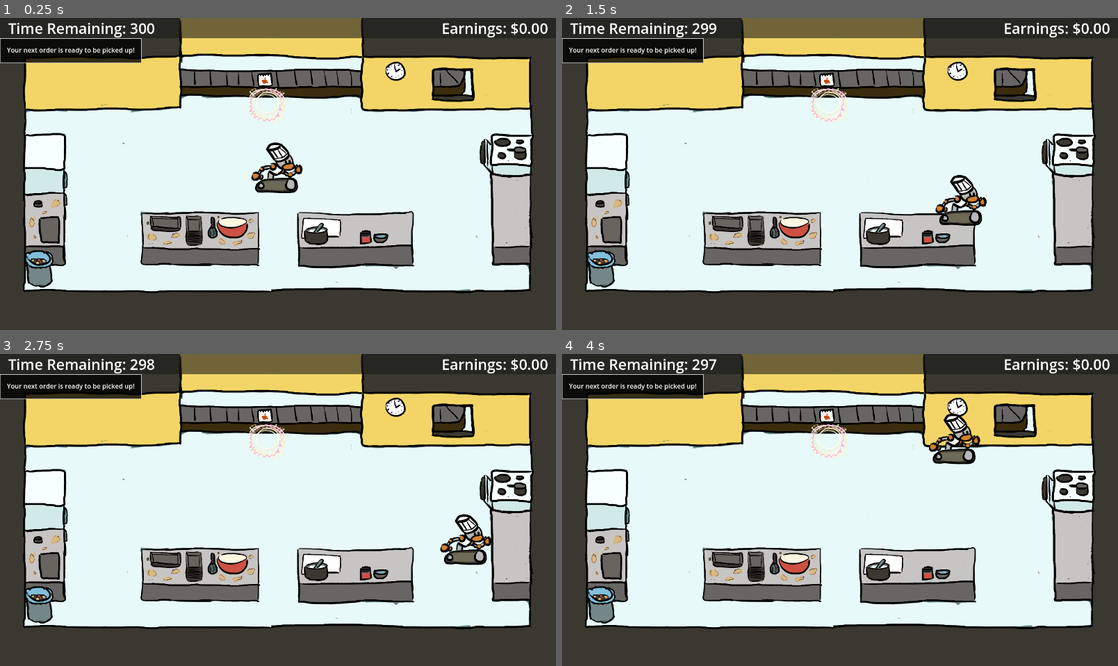
Above: before the commit, frames 1-4 (two rows, left to right).
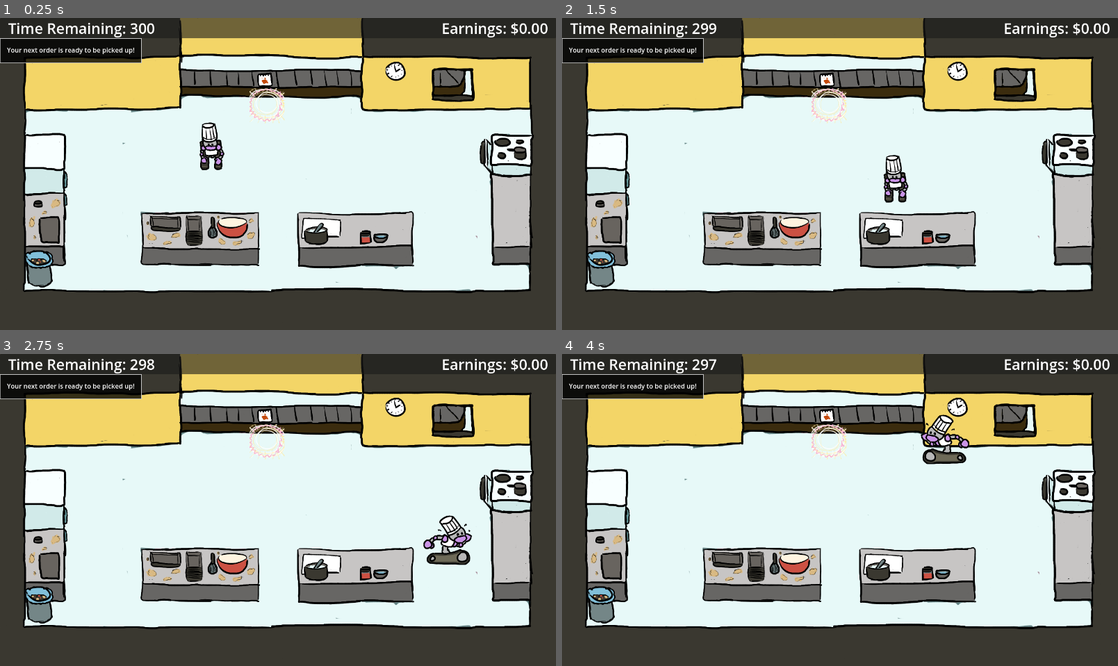
Above: after the commit, the same moments.

Repository: yanalex981/Tasty-Treads
Game: Godot game, scene res://Scenes/game.tscn
The game is run twice, just before and just after one commit, with the same random seed, the same clock (stepped at 60 frames per second) and the same inputs. The engine's default icon, where the game draws it, is replaced by a stand-in: a white triangle on a blue panel in a dark square.
Inputs:
- Up to frame 1 (0.25 s): no input
- Up to frame 2 (1.5 s): tap Enter at 0.5 s; hold D (right) 0.53-1.28 s; tap Space (interact) at 0.6, 1.35 s; hold S (down) from 1.28 s (still down)
- Up to frame 3 (2.75 s): release S (down) at 2.03 s; hold D (right) from 2.03 s (still down); tap Space (interact) at 2.1 s
- Up to frame 4 (4 s): release D (right) at 2.78 s; hold W (up) 2.78-3.53 s; tap Space (interact) at 2.85, 3.6 s; hold A (left) from 3.53 s (still down)

The runs differ from the first frame. In frame 1, 1.3% of the frame differs, in the area x 35-55%, y 33-57%; in frame 2, 1.2%; in frame 3, 1.2%; in frame 4, 1.1%.

Commit message:
movement animation with AnimationTree seems to work generalized the player agent

Diff:
--- /dev/null
+++ b/Scenes/Components/Agent.tscn
@@ -0,0 +1,240 @@
+[gd_scene load_steps=30 format=3 uid="uid://cybi17smgimsh"]
+
+[ext_resource type="Script" path="res://Scripts/Components/Agent.gd" id="1_x51pq"]
+[ext_resource type="Script" path="res://Scripts/Components/AgentAnim.gd" id="2_51dnd"]
+
+[sub_resource type="RectangleShape2D" id="RectangleShape2D_qapmb"]
+size = Vector2(128, 48)
+
+[sub_resource type="CircleShape2D" id="CircleShape2D_i0jou"]
+radius = 56.0
+
+[sub_resource type="Animation" id="Animation_45y0y"]
+length = 0.001
+tracks/0/type = "value"
+tracks/0/imported = false
+tracks/0/enabled = true
+tracks/0/path = NodePath(".:frame")
+tracks/0/interp = 1
+tracks/0/loop_wrap = true
+tracks/0/keys = {
+"times": PackedFloat32Array(0),
+"transitions": PackedFloat32Array(1),
+"update": 1,
+"values": [0]
+}
+
+[sub_resource type="Animation" id="Animation_iaat0"]
+resource_name = "idle_down"
+loop_mode = 1
+step = 0.25
+tracks/0/type = "value"
+tracks/0/imported = false
+tracks/0/enabled = true
+tracks/0/path = NodePath("sprite:frame")
+tracks/0/interp = 1
+tracks/0/loop_wrap = true
+tracks/0/keys = {
+"times": PackedFloat32Array(),
+"transitions": PackedFloat32Array(),
+"update": 1,
+"values": []
+}
+
+[sub_resource type="Animation" id="Animation_i5v6d"]
+resource_name = "idle_left"
+loop_mode = 1
+step = 0.25
+
+[sub_resource type="Animation" id="Animation_ege0i"]
+resource_name = "idle_right"
+loop_mode = 1
+step = 0.25
+
+[sub_resource type="Animation" id="Animation_kkhes"]
+resource_name = "idle_up"
+loop_mode = 1
+step = 0.25
+
+[sub_resource type="Animation" id="Animation_e6qhs"]
+resource_name = "move_down"
+loop_mode = 1
+step = 0.25
+tracks/0/type = "value"
+tracks/0/imported = false
+tracks/0/enabled = true
+tracks/0/path = NodePath(".:frame")
+tracks/0/interp = 1
+tracks/0/loop_wrap = true
+tracks/0/keys = {
+"times": PackedFloat32Array(0, 0.25, 0.5, 0.75),
+"transitions": PackedFloat32Array(1, 1, 1, 1),
+"update": 1,
+"values": [0, 1, 2, 3]
+}
+
+[sub_resource type="Animation" id="Animation_2gule"]
+resource_name = "move_left"
+loop_mode = 1
+step = 0.25
+tracks/0/type = "value"
+tracks/0/imported = false
+tracks/0/enabled = true
+tracks/0/path = NodePath(".:frame")
+tracks/0/interp = 1
+tracks/0/loop_wrap = true
+tracks/0/keys = {
+"times": PackedFloat32Array(0, 0.25, 0.5, 0.75),
+"transitions": PackedFloat32Array(1, 1, 1, 1),
+"update": 1,
+"values": [8, 9, 10, 11]
+}
+
+[sub_resource type="Animation" id="Animation_vwpc7"]
+resource_name = "move_right"
+loop_mode = 1
+step = 0.25
+tracks/0/type = "value"
+tracks/0/imported = false
+tracks/0/enabled = true
+tracks/0/path = NodePath(".:frame")
+tracks/0/interp = 1
+tracks/0/loop_wrap = true
+tracks/0/keys = {
+"times": PackedFloat32Array(0, 0.25, 0.5, 0.75),
+"transitions": PackedFloat32Array(1, 1, 1, 1),
+"update": 1,
+"values": [4, 4, 5, 7]
+}
+
+[sub_resource type="Animation" id="Animation_f813b"]
+resource_name = "move_up"
+loop_mode = 1
+step = 0.25
+tracks/0/type = "value"
+tracks/0/imported = false
+tracks/0/enabled = true
+tracks/0/path = NodePath(".:frame")
+tracks/0/interp = 1
+tracks/0/loop_wrap = true
+tracks/0/keys = {
+"times": PackedFloat32Array(0, 0.25, 0.5, 0.75),
+"transitions": PackedFloat32Array(1, 1, 1, 1),
+"update": 1,
+"values": [12, 13, 14, 15]
+}
+
+[sub_resource type="AnimationLibrary" id="AnimationLibrary_83bqa"]
+_data = {
+"RESET": SubResource("Animation_45y0y"),
+"idle_down": SubResource("Animation_iaat0"),
+"idle_left": SubResource("Animation_i5v6d"),
+"idle_right": SubResource("Animation_ege0i"),
+"idle_up": SubResource("Animation_kkhes"),
+"move_down": SubResource("Animation_e6qhs"),
+"move_left": SubResource("Animation_2gule"),
+"move_right": SubResource("Animation_vwpc7"),
+"move_up": SubResource("Animation_f813b")
+}
+
+[sub_resource type="AnimationNodeAnimation" id="AnimationNodeAnimation_jx242"]
+animation = &"idle_down"
+
+[sub_resource type="AnimationNodeAnimation" id="AnimationNodeAnimation_822y7"]
+animation = &"idle_right"
+
+[sub_resource type="AnimationNodeAnimation" id="AnimationNodeAnimation_umuh0"]
+animation = &"idle_up"
+
+[sub_resource type="AnimationNodeAnimation" id="AnimationNodeAnimation_dm6r5"]
+animation = &"idle_left"
+
+[sub_resource type="AnimationNodeBlendSpace2D" id="AnimationNodeBlendSpace2D_iwybc"]
+blend_point_0/node = SubResource("AnimationNodeAnimation_jx242")
+blend_point_0/pos = Vector2(0, 1)
+blend_point_1/node = SubResource("AnimationNodeAnimation_822y7")
+blend_point_1/pos = Vector2(1, 0)
+blend_point_2/node = SubResource("AnimationNodeAnimation_umuh0")
+blend_point_2/pos = Vector2(0, -0.9)
+blend_point_3/node = SubResource("AnimationNodeAnimation_dm6r5")
+blend_point_3/pos = Vector2(-1, 0)
+blend_mode = 1
+
+[sub_resource type="AnimationNodeAnimation" id="AnimationNodeAnimation_ih7bb"]
+animation = &"move_down"
+
+[sub_resource type="AnimationNodeAnimation" id="AnimationNodeAnimation_c3p8a"]
+animation = &"move_right"
+
+[sub_resource type="AnimationNodeAnimation" id="AnimationNodeAnimation_s02o3"]
+animation = &"move_up"
+
+[sub_resource type="AnimationNodeAnimation" id="AnimationNodeAnimation_cwtxj"]
+animation = &"move_left"
+
+[sub_resource type="AnimationNodeBlendSpace2D" id="AnimationNodeBlendSpace2D_n5puh"]
+blend_point_0/node = SubResource("AnimationNodeAnimation_ih7bb")
+blend_point_0/pos = Vector2(0, 1)
+blend_point_1/node = SubResource("AnimationNodeAnimation_c3p8a")
+blend_point_1/pos = Vector2(1, 0)
+blend_point_2/node = SubResource("AnimationNodeAnimation_s02o3")
+blend_point_2/pos = Vector2(0, -1)
+blend_point_3/node = SubResource("AnimationNodeAnimation_cwtxj")
+blend_point_3/pos = Vector2(-1, 0)
+blend_mode = 1
+
+[sub_resource type="AnimationNodeStateMachineTransition" id="AnimationNodeStateMachineTransition_j3jck"]
+advance_mode = 2
+
+[sub_resource type="AnimationNodeStateMachineTransition" id="AnimationNodeStateMachineTransition_c48wm"]
+
+[sub_resource type="AnimationNodeStateMachineTransition" id="AnimationNodeStateMachineTransition_q0l8l"]
+
+[sub_resource type="AnimationNodeStateMachine" id="AnimationNodeStateMachine_bprbj"]
+states/idle/node = SubResource("AnimationNodeBlendSpace2D_iwybc")
+states/idle/position = Vector2(369, 100)
+states/walk/node = SubResource("AnimationNodeBlendSpace2D_n5puh")
+states/walk/position = Vector2(587, 100)
+transitions = ["Start", "idle", SubResource("AnimationNodeStateMachineTransition_j3jck"), "idle", "walk", SubResource("AnimationNodeStateMachineTransition_c48wm"), "walk", "idle", SubResource("AnimationNodeStateMachineTransition_q0l8l")]
+
+[sub_resource type="AnimationNodeStateMachinePlayback" id="AnimationNodeStateMachinePlayback_uhtb2"]
+
+[node name="Agent" type="CharacterBody2D"]
+script = ExtResource("1_x51pq")
+
+[node name="boundaries" type="CollisionShape2D" parent="."]
+visible = false
+position = Vector2(0, -24)
+shape = SubResource("RectangleShape2D_qapmb")
+
+[node name="reachable_zone" type="Area2D" parent="."]
+visible = false
+position = Vector2(0, -56)
+collision_layer = 4
+collision_mask = 4
+metadata/_edit_group_ = true
+
+[node name="zone" type="CollisionShape2D" parent="reachable_zone"]
+shape = SubResource("CircleShape2D_i0jou")
+
+[node name="sprite" type="Sprite2D" parent="."]
+texture_filter = 1
+position = Vector2(0, -65)
+hframes = 4
+vframes = 4
+frame = 5
+
+[node name="frame_player" type="AnimationPlayer" parent="."]
+root_node = NodePath("../sprite")
+libraries = {
+"": SubResource("AnimationLibrary_83bqa")
+}
+
+[node name="tree" type="AnimationTree" parent="."]
+tree_root = SubResource("AnimationNodeStateMachine_bprbj")
+anim_player = NodePath("../frame_player")
+active = true
+parameters/playback = SubResource("AnimationNodeStateMachinePlayback_uhtb2")
+parameters/idle/blend_position = Vector2(-0.302074, 0.100245)
+parameters/walk/blend_position = Vector2(0.264202, 0.1875)
+script = ExtResource("2_51dnd")
--- a/Scenes/kitchen.tscn
+++ b/Scenes/kitchen.tscn
@@ -1,8 +1,7 @@
-[gd_scene load_steps=40 format=3 uid="uid://d883un6ilof6"]
+[gd_scene load_steps=21 format=3 uid="uid://d883un6ilof6"]
 
 [ext_resource type="Texture2D" uid="uid://brni2ye3h35s7" path="res://Assets/kitchen_background.png" id="1_7se1p"]
 [ext_resource type="Script" path="res://Scripts/Kitchen.gd" id="1_hjfb8"]
-[ext_resource type="Texture2D" uid="uid://c71btndrrdem7" path="res://Assets/chefSpritesheet.png" id="3_mb0vf"]
 [ext_resource type="PackedScene" uid="uid://c04aat1tfor06" path="res://Scenes/Components/DirectionalMoveController.tscn" id="3_q7l5r"]
 [ext_resource type="PackedScene" uid="uid://dnt1pap5cyrvx" path="res://Scenes/Components/OrderTracker.tscn" id="4_4oyt0"]
 [ext_resource type="PackedScene" path="res://Scenes/Components/OrderSpawner.tscn" id="4_sqh5n"]
@@ -16,6 +15,8 @@
 [ext_resource type="PackedScene" uid="uid://bd51qipgd5htg" path="res://Scenes/Components/Interactable.tscn" id="8_xnfjy"]
 [ext_resource type="Texture2D" uid="uid://xt6ufjiufigx" path="res://Assets/area_highlight.png" id="9_i0njw"]
 [ext_resource type="Texture2D" uid="uid://c1h4jem4tkrnl" path="res://Assets/Controls/interact.png" id="10_i0fk7"]
+[ext_resource type="PackedScene" uid="uid://cybi17smgimsh" path="res://Scenes/Components/Agent.tscn" id="15_5joh5"]
+[ext_resource type="Texture2D" uid="uid://bhf8on2bbi74a" path="res://Assets/sousChefSpritesheet.png" id="16_p26q3"]
 
 [sub_resource type="LabelSettings" id="LabelSettings_hlyr4"]
 font_size = 36
@@ -29,159 +30,6 @@
 border_width_top = 1
 border_width_right = 1
 border_width_bottom = 1
-
-[sub_resource type="RectangleShape2D" id="RectangleShape2D_yye5o"]
-size = Vector2(128, 48)
-
-[sub_resource type="AtlasTexture" id="AtlasTexture_xxj1o"]
-atlas = ExtResource("3_mb0vf")
-region = Rect2(0, 0, 128, 128)
-
-[sub_resource type="AtlasTexture" id="AtlasTexture_wtf5r"]
-atlas = ExtResource("3_mb0vf")
-region = Rect2(128, 0, 128, 128)
-
-[sub_resource type="AtlasTexture" id="AtlasTexture_4p4mk"]
-atlas = ExtResource("3_mb0vf")
-region = Rect2(256, 0, 128, 128)
-
-[sub_resource type="AtlasTexture" id="AtlasTexture_ln2p4"]
-atlas = ExtResource("3_mb0vf")
-region = Rect2(384, 0, 128, 128)
-
-[sub_resource type="AtlasTexture" id="AtlasTexture_l4ag5"]
-atlas = ExtResource("3_mb0vf")
-region = Rect2(0, 128, 128, 128)
-
-[sub_resource type="AtlasTexture" id="AtlasTexture_40ksi"]
-atlas = ExtResource("3_mb0vf")
-region = Rect2(384, 256, 128, 128)
-
-[sub_resource type="AtlasTexture" id="AtlasTexture_h7252"]
-atlas = ExtResource("3_mb0vf")
-region = Rect2(0, 256, 128, 128)
-
-[sub_resource type="AtlasTexture" id="AtlasTexture_h1rib"]
-atlas = ExtResource("3_mb0vf")
-region = Rect2(128, 256, 128, 128)
-
-[sub_resource type="AtlasTexture" id="AtlasTexture_swubr"]
-atlas = ExtResource("3_mb0vf")
-region = Rect2(256, 256, 128, 128)
-
-[sub_resource type="AtlasTexture" id="AtlasTexture_6fona"]
-atlas = ExtResource("3_mb0vf")
-region = Rect2(0, 128, 128, 128)
-
-[sub_resource type="AtlasTexture" id="AtlasTexture_m68p4"]
-atlas = ExtResource("3_mb0vf")
-region = Rect2(128, 128, 128, 128)
-
-[sub_resource type="AtlasTexture" id="AtlasTexture_kth2k"]
-atlas = ExtResource("3_mb0vf")
-region = Rect2(256, 128, 128, 128)
-
-[sub_resource type="AtlasTexture" id="AtlasTexture_gbwdx"]
-atlas = ExtResource("3_mb0vf")
-region = Rect2(384, 128, 128, 128)
-
-[sub_resource type="AtlasTexture" id="AtlasTexture_cf118"]
-atlas = ExtResource("3_mb0vf")
-region = Rect2(0, 384, 128, 128)
-
-[sub_resource type="AtlasTexture" id="AtlasTexture_gvfro"]
-atlas = ExtResource("3_mb0vf")
-region = Rect2(128, 384, 128, 128)
-
-[sub_resource type="AtlasTexture" id="AtlasTexture_i3c1u"]
-atlas = ExtResource("3_mb0vf")
-region = Rect2(256, 384, 128, 128)
-
-[sub_resource type="AtlasTexture" id="AtlasTexture_wao6q"]
-atlas = ExtResource("3_mb0vf")
-region = Rect2(384, 384, 128, 128)
-
-[sub_resource type="SpriteFrames" id="SpriteFrames_bm8yo"]
-animations = [{
-"frames": [{
-"duration": 1.0,
-"texture": SubResource("AtlasTexture_xxj1o")
-}, {
-"duration": 1.0,
-"texture": SubResource("AtlasTexture_wtf5r")
-}, {
-"duration": 1.0,
-"texture": SubResource("AtlasTexture_4p4mk")
-}, {
-"duration": 1.0,
-"texture": SubResource("AtlasTexture_ln2p4")
-}],
-"loop": true,
-"name": &"down",
-"speed": 5.0
-}, {
-"frames": [{
-"duration": 1.0,
-"texture": SubResource("AtlasTexture_l4ag5")
-}],
-"loop": true,
-"name": &"idle",
-"speed": 5.0
-}, {
-"frames": [{
-"duration": 1.0,
-"texture": SubResource("AtlasTexture_40ksi")
-}, {
-"duration": 1.0,
-"texture": SubResource("AtlasTexture_h7252")
-}, {
-"duration": 1.0,
-"texture": SubResource("AtlasTexture_h1rib")
-}, {
-"duration": 1.0,
-"texture": SubResource("AtlasTexture_swubr")
-}],
-"loop": true,
-"name": &"left",
-"speed": 5.0
-}, {
-"frames": [{
-"duration": 1.0,
-"texture": SubResource("AtlasTexture_6fona")
-}, {
-"duration": 1.0,
-"texture": SubResource("AtlasTexture_m68p4")
-}, {
-"duration": 1.0,
-"texture": SubResource("AtlasTexture_kth2k")
-}, {
-"duration": 1.0,
-"texture": SubResource("AtlasTexture_gbwdx")
-}],
-"loop": true,
-"name": &"right",
-"speed": 5.0
-}, {
-"frames": [{
-"duration": 1.0,
-"texture": SubResource("AtlasTexture_cf118")
-}, {
-"duration": 1.0,
-"texture": SubResource("AtlasTexture_gvfro")
-}, {
-"duration": 1.0,
-"texture": SubResource("AtlasTexture_i3c1u")
-}, {
-"duration": 1.0,
-"texture": SubResource("AtlasTexture_wao6q")
-}],
-"loop": true,
-"name": &"up",
-"speed": 5.0
-}]
-
-[sub_resource type="CircleShape2D" id="CircleShape2D_c2q0i"]
-radius = 56.0
 
 [node name="kitchen_main" type="Node2D"]
 texture_filter = 1
@@ -274,33 +122,6 @@
 build_mode = 1
 polygon = PackedVector2Array(440, 224, 64, 224, 64, 424, 160, 424, 160, 608, 128, 608, 128, 672, 1304, 672, 1304, 608, 1208, 608, 1208, 336, 1304, 336, 1304, 224, 888, 224, 888, 192, 440, 192)
 
-[node name="player" type="CharacterBody2D" parent="."]
-position = Vector2(680, 432)
-collision_layer = 2
-motion_mode = 1
-safe_margin = 2.0
-metadata/_edit_group_ = true
-
-[node name="boundaries" type="CollisionShape2D" parent="player"]
-position = Vector2(0, -24)
-shape = SubResource("RectangleShape2D_yye5o")
-
-[node name="sprite" type="AnimatedSprite2D" parent="player"]
-position = Vector2(0, -65)
-sprite_frames = SubResource("SpriteFrames_bm8yo")
-animation = &"idle"
-
-[node name="DirectionalMoveController" parent="player" instance=ExtResource("3_q7l5r")]
-
-[node name="reachable_zone" type="Area2D" parent="player"]
-position = Vector2(0, -56)
-collision_layer = 4
-collision_mask = 4
-metadata/_edit_group_ = true
-
-[node name="zone" type="CollisionShape2D" parent="player/reachable_zone"]
-shape = SubResource("CircleShape2D_c2q0i")
-
 [node name="left_counter_boundaries" type="StaticBody2D" parent="."]
 visible = false
 
@@ -398,6 +219,12 @@
 interact_input_map = "interact"
 effect_sprite = ExtResource("9_i0njw")
 proximity_sprite = ExtResource("10_i0fk7")
+
+[node name="Agent" parent="." instance=ExtResource("15_5joh5")]
+position = Vector2(520, 376)
+spritesheet = ExtResource("16_p26q3")
+
+[node name="DirectionalMoveController" parent="Agent" instance=ExtResource("3_q7l5r")]
 
 [connection signal="timeout" from="round_timer" to="." method="_on_round_timer_timeout"]
 [connection signal="timeout" from="time_tracker" to="." method="_update_time_remaining_label"]
--- /dev/null
+++ b/Scripts/Components/Agent.gd
@@ -0,0 +1,8 @@
+@tool
+class_name Agent
+extends CharacterBody2D
+
+@export var spritesheet : Texture:
+	set(value):
+		$sprite.texture = value
+		spritesheet = value
--- /dev/null
+++ b/Scripts/Components/AgentAnim.gd
@@ -0,0 +1,26 @@
+class_name AgentAnim
+extends AnimationTree
+
+var direction : Vector2 = Vector2.ZERO:
+	set(value):
+		direction = value
+		if value.length() > 0:
+			get("parameters/playback").travel("walk")
+			set("parameters/walk/blend_position", value)
+			set("parameters/idle/blend_position", value)
+		else:
+			get("parameters/playback").travel("idle")
+
+func _input(_event):
+	var new_direction = Vector2.ZERO
+
+	if Input.is_action_pressed("up"):
+		new_direction += Vector2(0, -1)
+	if Input.is_action_pressed("down"):
+		new_direction += Vector2(0, 1)
+	if Input.is_action_pressed("left"):
+		new_direction += Vector2(-1, 0)
+	if Input.is_action_pressed("right"):
+		new_direction += Vector2(1, 0)
+
+	direction = new_direction.normalized()
Binary file added: Assets/sousChefSpritesheet.png
Not shown, added: Assets/sousChefSpritesheet.png.import
